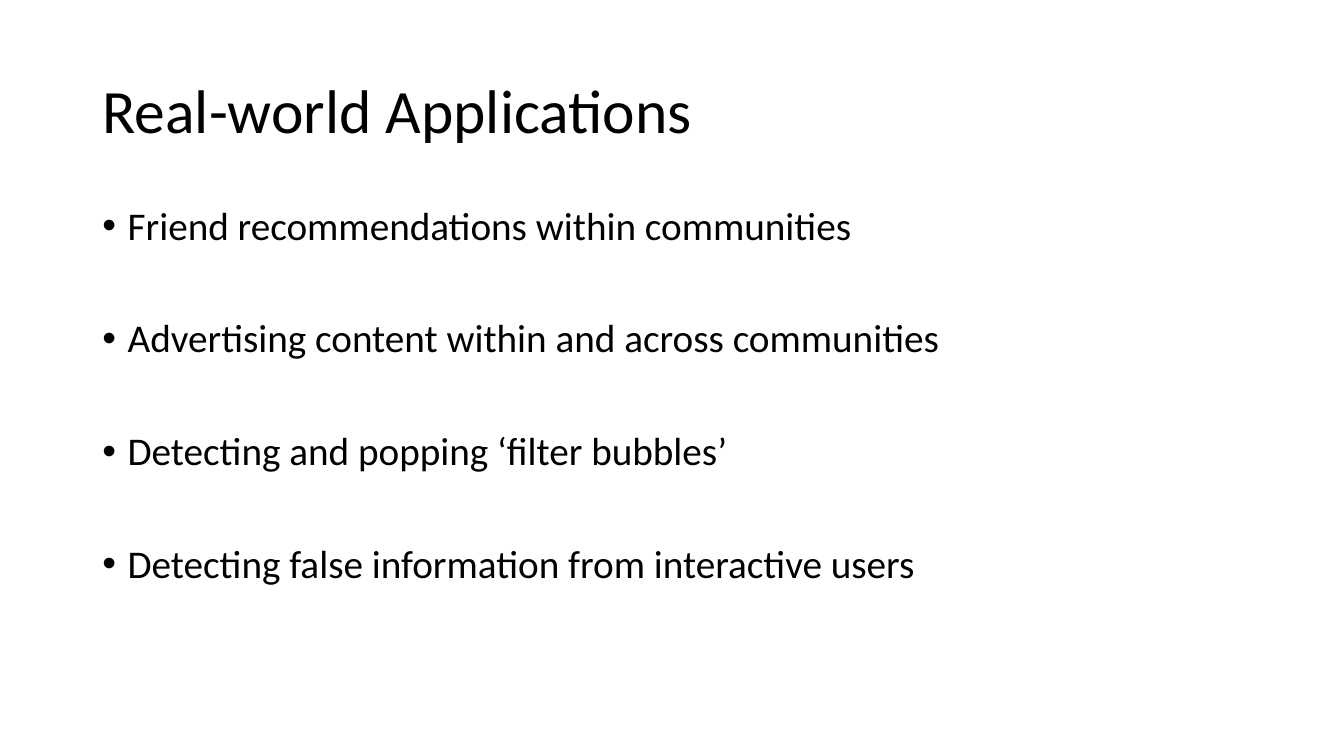
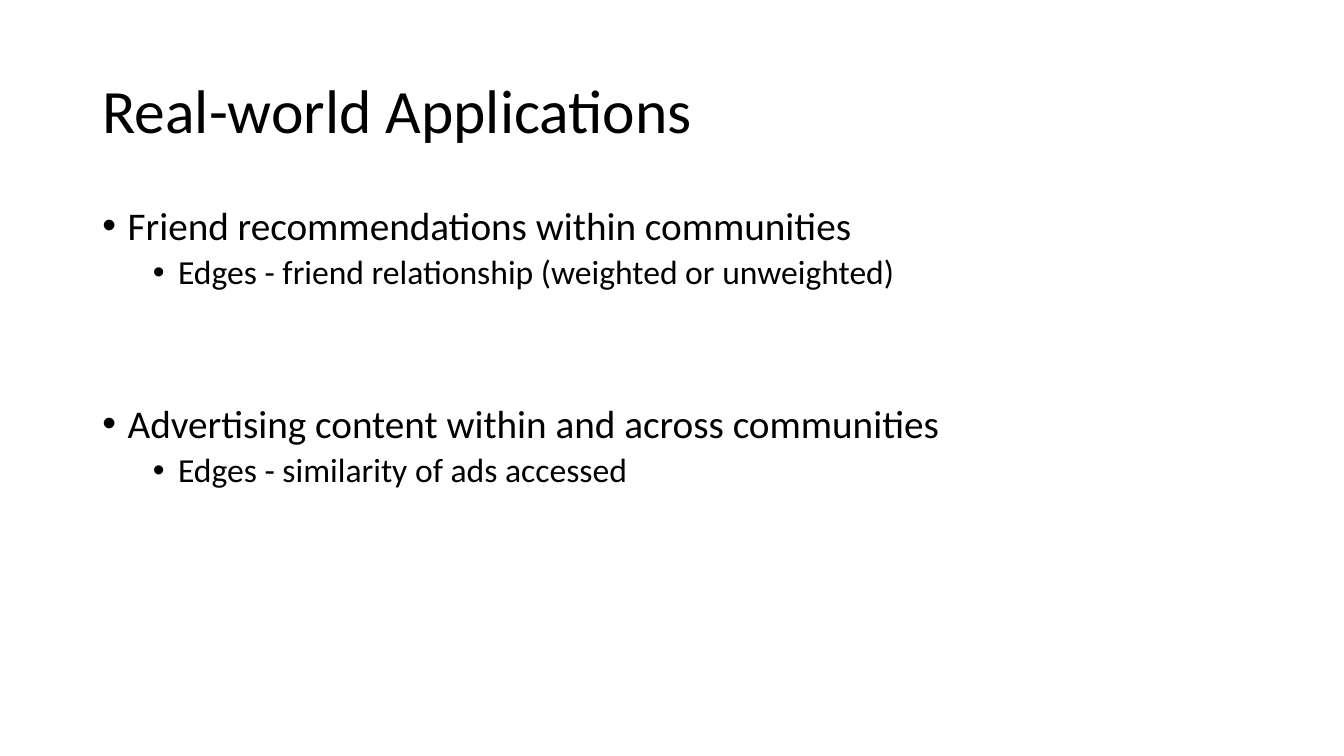
Before and after one commit to mikh/CS591-Social-Networks, a slide deck: slide 16 of PPT/skeleton.ppt.pptx (slide 7 before the commit). Drawn at 1344x756 pixels with LibreOffice and Linux fonts; fonts in the diff are those of the drawing; background and template pictures are left out. Boxes give left, top, right and bottom in pixels: in the first picture for what was removed or moved away, otherwise in the second. Text is boxed around its words. In the diff, an @@ line names an element or a change of style, - is before the commit and + after.

```diff
--- a/PPT/skeleton.ppt.pptx
+++ b/PPT/skeleton.ppt.pptx
@@ text at (178, 259, 894, 290): paragraph added @@
+  • Edges - friend relationship (weighted or unweighted)
@@ text at (178, 458, 627, 488): text changed; size 28 to 24 pt @@
-• Detecting and popping ‘filter bubbles’
-• Detecting false information from interactive users
+  • Edges - similarity of ads accessed
```
Also in this commit, not shown: 5 other slides changed, 17 slides added, 2 slides removed, 6 other files.
